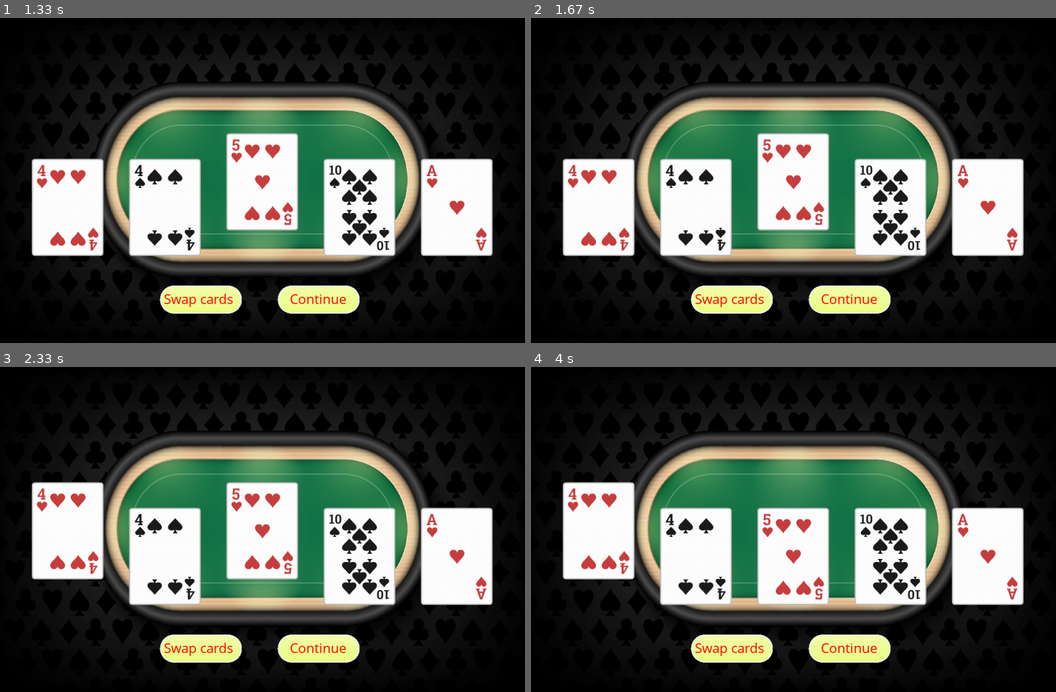
Above: before the commit, frames 1-4 (two rows, left to right).
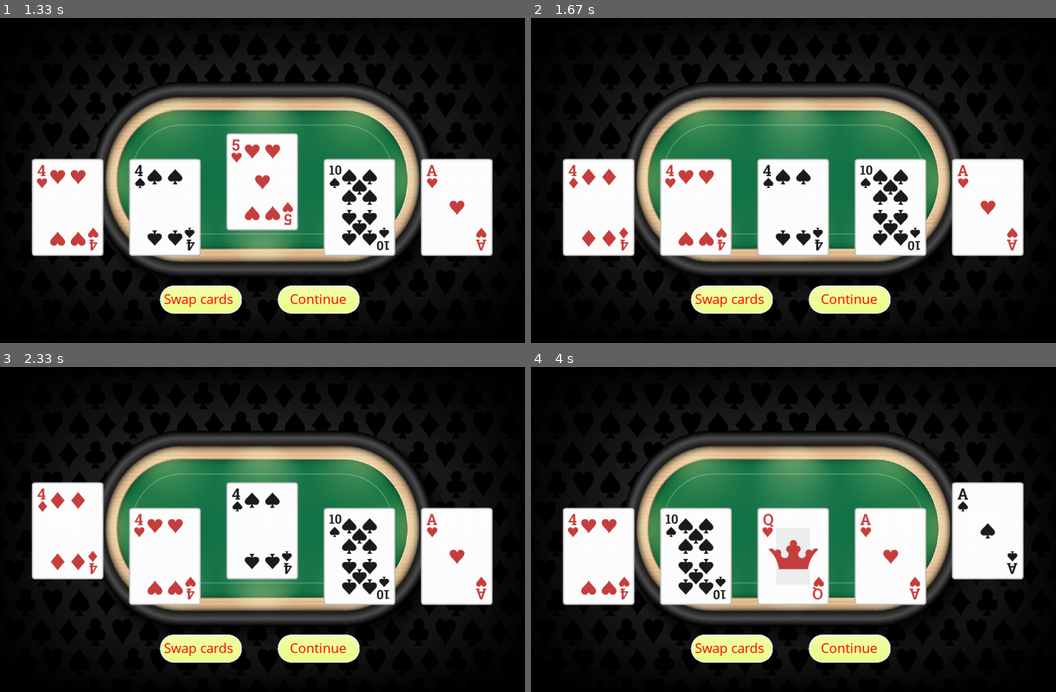
Above: after the commit, the same moments.

Repository: jungleistx/poker_game
Game: pygame game, started from main.py
Two runs of this game, one before a commit and one after it. Both use one fixed random seed, a clock stepped at 60 frames per second and the inputs below.
Inputs (mouse positions are in pixels of both pictures, inside the frame that each line leads up to):
- Up to frame 1 (1.33 s): click "Swap cards" at 0.38 s; click (262, 203) at 0.72 s
- Up to frame 2 (1.67 s): click "Swap cards" at 1.55 s
- Up to frame 3 (2.33 s): click (63, 519) at 1.88 s; click (267, 565) at 2.22 s
- Up to frame 4 (4 s): click "Swap cards" at 3.05 s; click (966, 519) at 3.88 s

Frame 1 is identical in both runs. In frame 2, 3.7% of the frame differs, in the area x 7-57%, y 35-74%; in frame 3, 1.6%; in frame 4, 8.0%, in the area x 5-94%, y 35-74%.

Commit message:
add check_swaps and deal_new_cards to Player

Diff:
--- a/classes.py
+++ b/classes.py
@@ -152,6 +152,24 @@
 			return rank_order.get(card.rank, 0)
 		self.hand.sort(key=lambda card: (rank_value(card), card.suit))
 
+	def deal_new_cards(self, amount:int, deck:Deck):
+		new_cards = deck.deal_cards(amount)
+		self.hand.extend(new_cards)
+
+	def check_swaps(self, deck:Deck):
+		swap_amount = 0
+		swapping = True
+		while swapping:
+			swapping = False
+			for card in self.hand:
+				if card.swapping:
+					swap_amount += 1
+					self.hand.remove(card)
+					swapping = True
+		if swap_amount:
+			self.deal_new_cards(swap_amount, deck)
+		self.sort_hand()
+
 	def swapping_cards(self, deck:Deck):
 		index = 1
 		for card in self.hand:
@@ -203,8 +221,8 @@
 		self.player.hand = self.deck.deal_cards(5)
 		self.player.check_hand()
 		window.run(self)
-		if self.player.swapping_cards(self.deck):
-			self.player.check_hand()
+		# if self.player.swapping_cards(self.deck):
+		# 	self.player.check_hand()
 
 
 class Button:
@@ -260,10 +278,11 @@
 				card.swapping = False
 				card.image.y += 50
 
-	def check_mouseclick_buttons(self):
+	def check_mouseclick_buttons(self, game:Game):
 		mouse_pos = pygame.mouse.get_pos()
 		self.swap.update_coordinates()
 		if self.swap.image.is_clicked(mouse_pos):
+			game.player.check_swaps(game.deck)
 			print(self.swap.text)
 		elif self.submit.image.is_clicked(mouse_pos):
 			print(self.submit.text)
@@ -294,7 +313,7 @@
 			if event.type == pygame.MOUSEBUTTONDOWN:
 				if event.button == 1:
 					self.check_mouseclick_cards(game)
-					self.check_mouseclick_buttons()
+					self.check_mouseclick_buttons(game)
 
 	def run(self, game:Game):
 		while True:
@@ -305,4 +324,4 @@
 			self.draw_buttons()
 
 			pygame.display.flip()
-			pygame.time.delay(200)
+			# pygame.time.delay(200)
